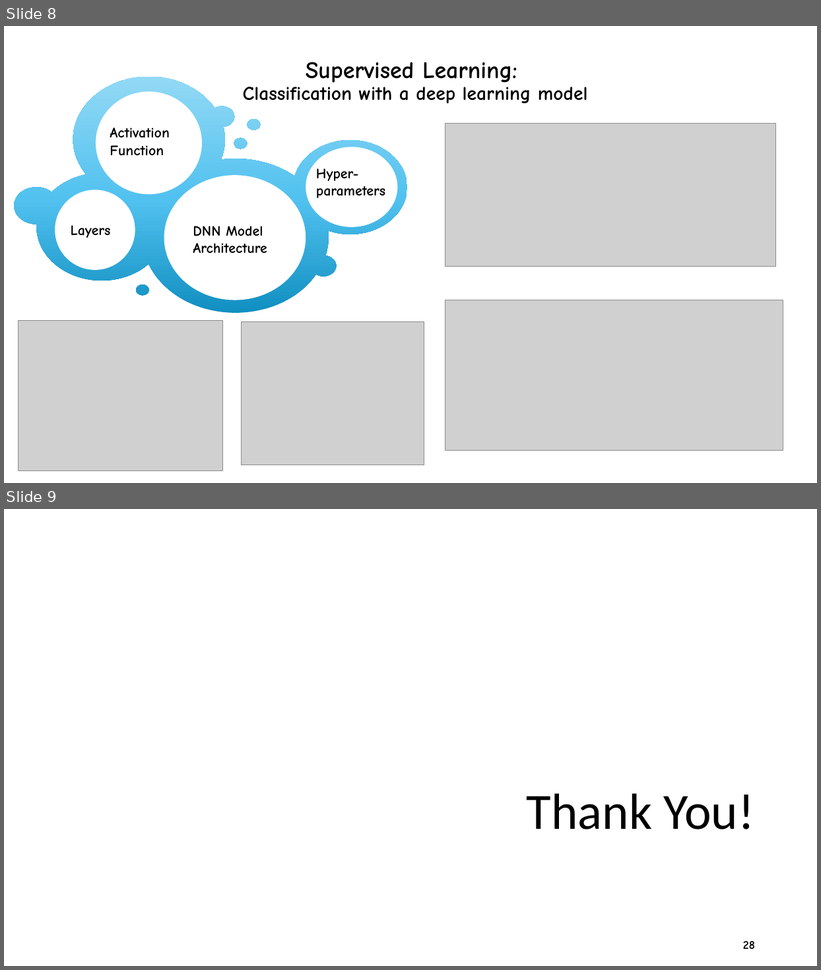
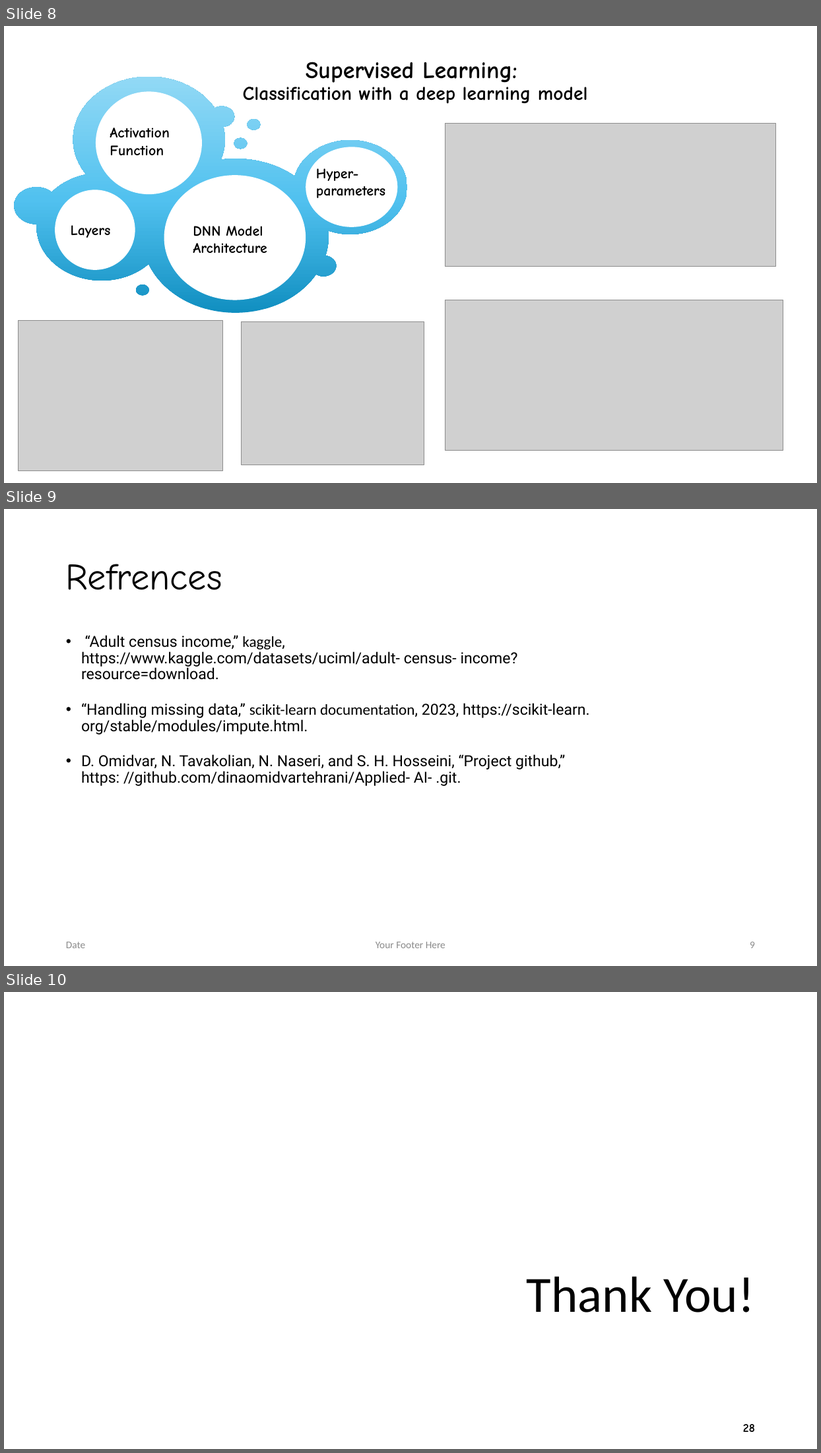
Before and after one commit to dinaomidvartehrani/Adult-Census-Income-Analysis, a slide deck: Presentation.pptx. Shown one above the other, each under a label of ours: slides 8 and 9 before the commit, slides 8, 9 and 10 after it. The pictures are 821x970 and 821x1453 pixels, drawn with LibreOffice and Linux fonts; fonts in the diff are those of the drawing; grey boxes stand for pictures; background and template pictures are left out. Boxes give left, top, right and bottom in pixels: in the first picture for what was removed or moved away, otherwise in the second. Text is boxed around its words. In the diff, an @@ line names an element or a change of style, - is before the commit and + after.

```diff
--- a/Presentation.pptx
+++ b/Presentation.pptx
@@ slide 9 added at (4, 509, 817, 966), background picture (left out) @@
@@ title added at (66, 564, 222, 590), 44 pt, text #000000 @@
+Refrences
@@ text added at (81, 635, 590, 786), 18 pt, text #000000 @@
+• “Adult census income,” kaggle, https://www.kaggle.com/datasets/uciml/adult- census- income?resource=download.
+• “Handling missing data,” scikit-learn documentation, 2023, https://scikit-learn. org/stable/modules/impute.html.
+• D. Omidvar, N. Tavakolian, N. Naseri, and S. H. Hosseini, “Project github,” https: //github.com/dinaomidvartehrani/Applied- AI- .git.
@@ text added at (66, 942, 85, 949), 12 pt, text #8C8C8C @@
+Date
@@ text added at (376, 942, 446, 949), 12 pt, text #8C8C8C @@
+Your Footer Here
@@ page number added at (750, 942, 755, 949), 12 pt, text #8C8C8C @@
+9
@@ what was slide 9 is now slide 10 @@
```
Also in this commit, not shown: 6 slides changed.
